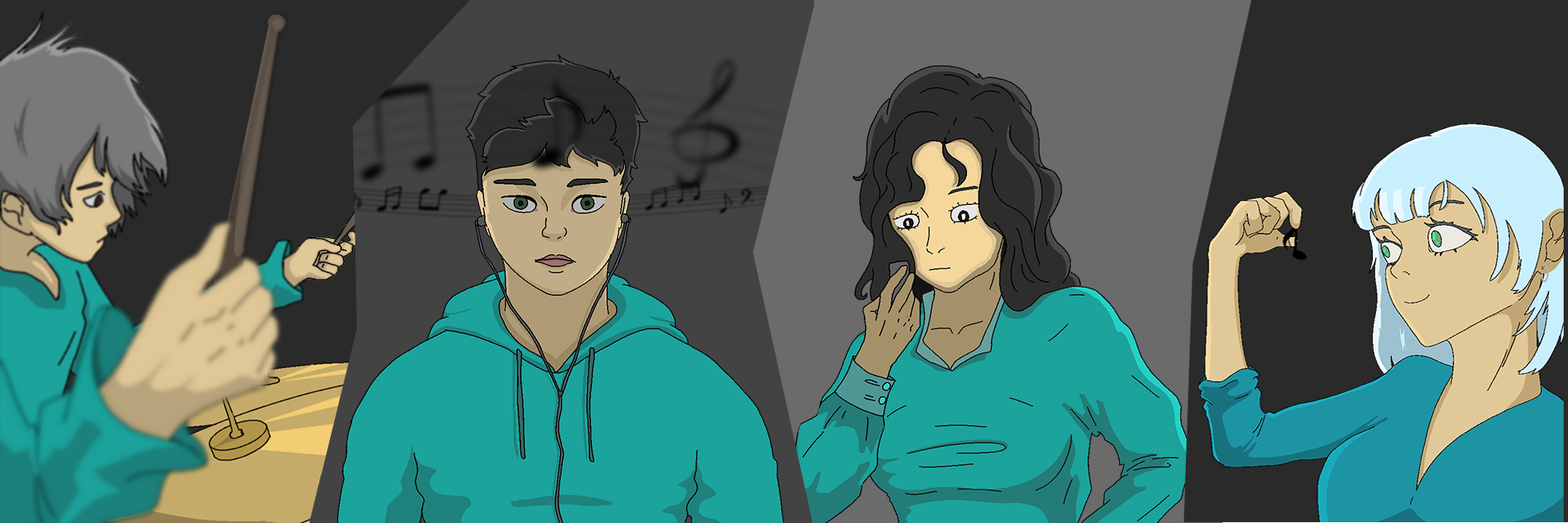
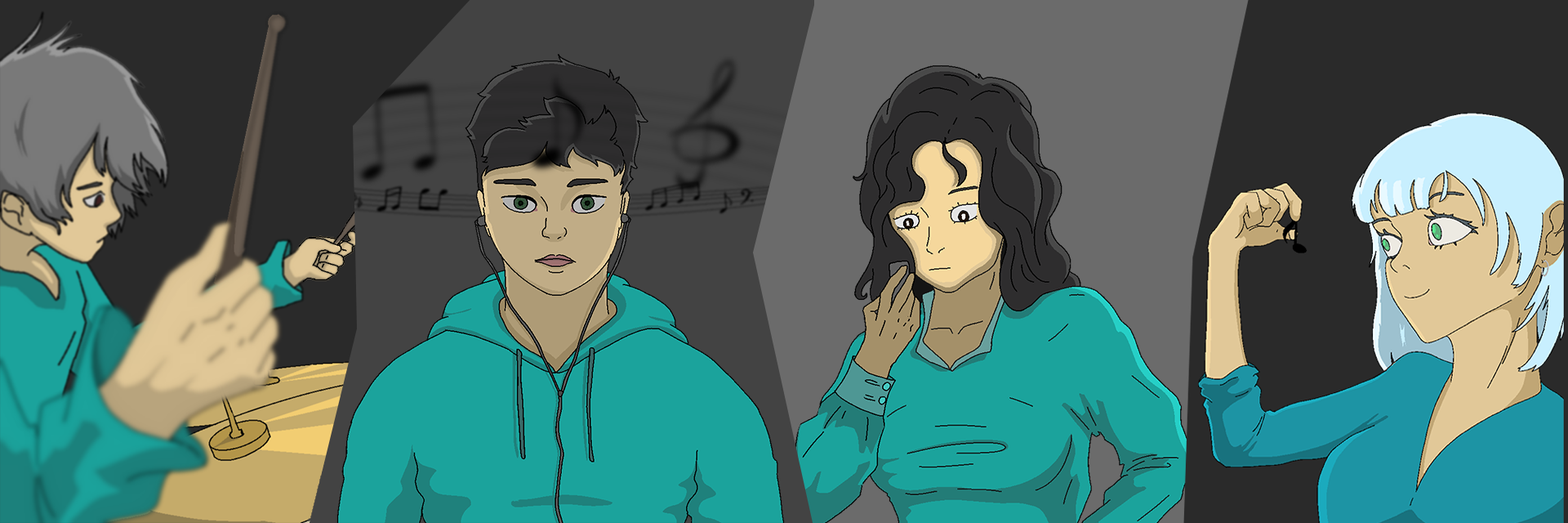
Two versions of the same layered image (1568 × 523). Layer-by-layer changes:
painted on "drawing-2" over [1183, 0, 1568, 523]
